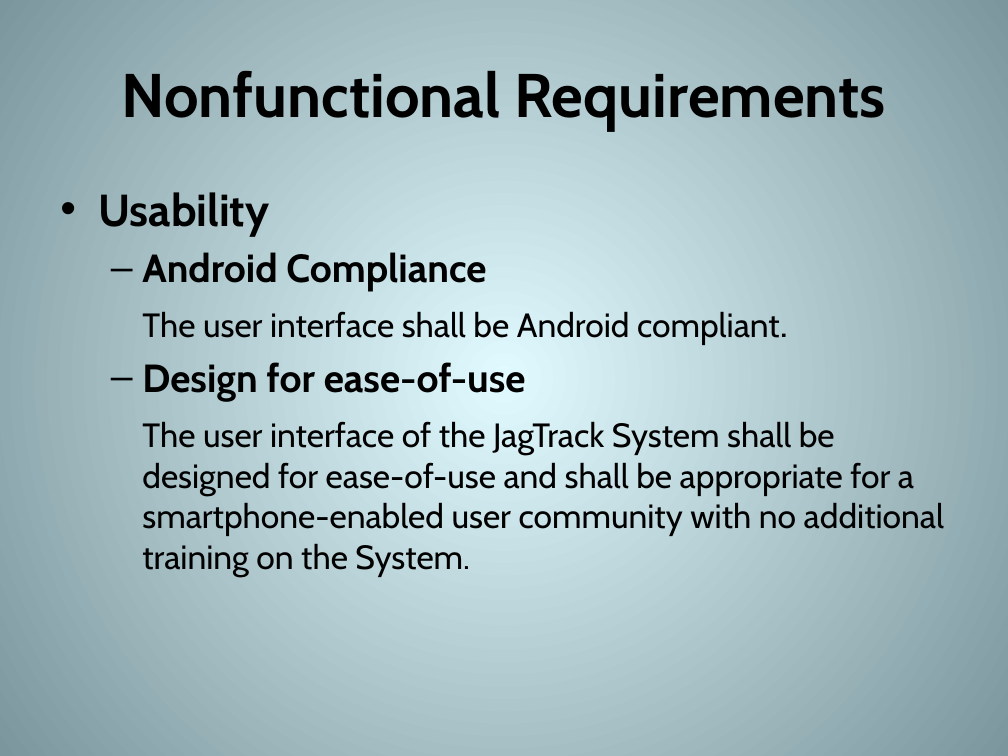
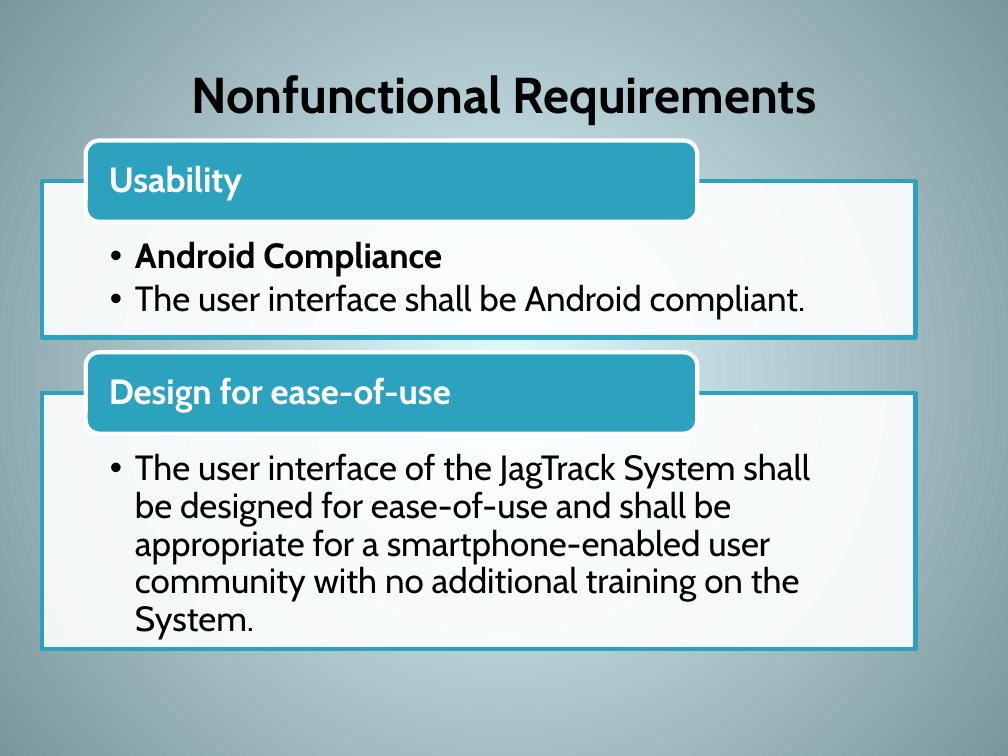
Before and after one commit to hjc/JagTrack, a slide deck: slide 6 of LCO_Brief_Placeholder/Deliverables/jt-lco_final_ppt.pptx (slide 7 before the commit). Drawn at 1008x756 pixels with LibreOffice and Linux fonts; fonts in the diff are those of the drawing. Boxes give left, top, right and bottom in pixels: in the first picture for what was removed or moved away, otherwise in the second. Text is boxed around its words. In the diff, an @@ line names an element or a change of style, - is before the commit and + after.

Commit message:
Uploading Powerpoint Formatted Final.

```diff
--- a/LCO_Brief_Placeholder/Deliverables/jt-lco_final_ppt.pptx
+++ b/LCO_Brief_Placeholder/Deliverables/jt-lco_final_ppt.pptx
@@ title "Nonfunctional Requirements" at bbox=[191, 75, 817, 124]: size 44 to 36 pt @@
@@ text at bbox=[98, 192, 780, 401]: paragraphs removed @@
-• Usability
-  – Android Compliance
-  The user interface shall be Android compliant.
-  – Design for ease-of-use
@@ group added at bbox=[42, 140, 916, 649]: 3 texts, 2 rectangles, 2 rounded rectangles @@
+  •• Android Compliance
+  •• The user interface shall be Android compliant.
+Usability
+Design for ease-of-use
@@ text "The user interface of the ...": place and size @@
-text "The user interface of the ..." at bbox=[98, 192, 944, 577]
+text "The user interface of the ..." at bbox=[135, 453, 810, 640]
@@ text "The user interface of the ..." at bbox=[135, 453, 810, 640]: size 24 to 25 pt; bullet none to ••; line spacing 1 to 0.9; less space between paragraphs @@
```
Also in this commit, not shown: 13 other slides changed, 3 slides added, 6 slides removed.
